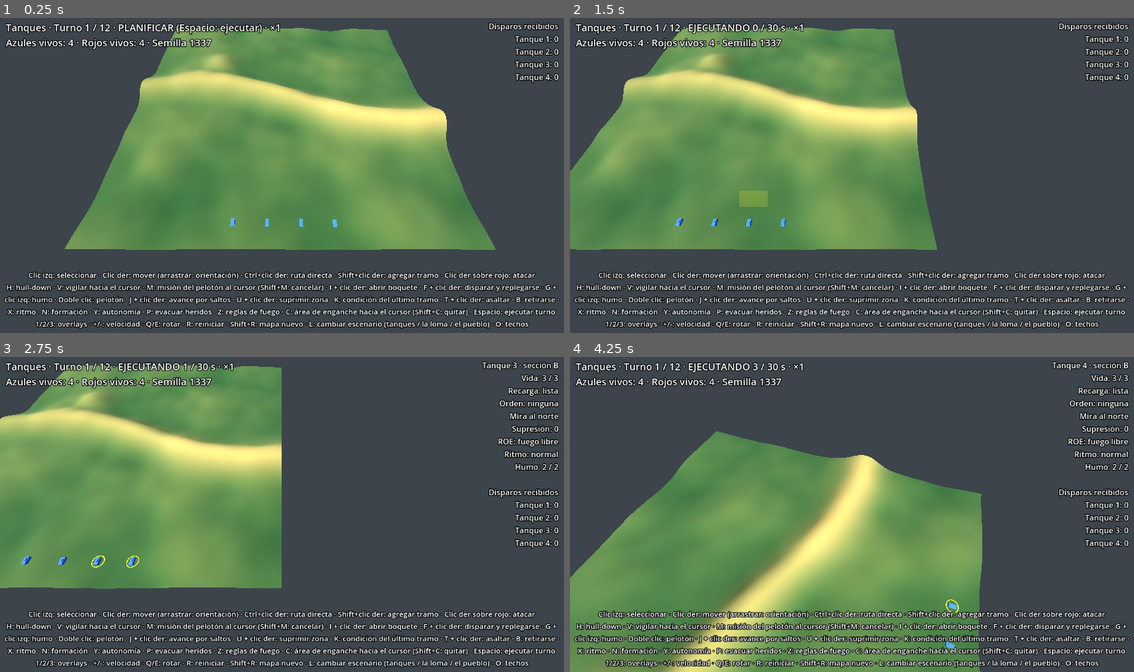
Above: before the commit, frames 1-4 (two rows, left to right).
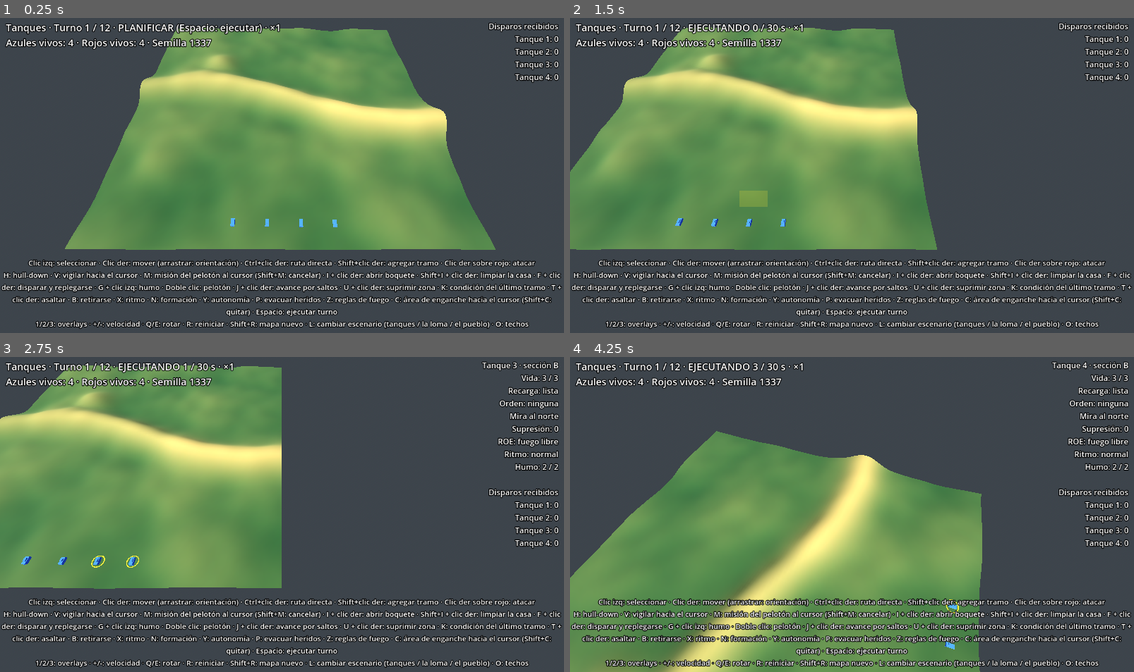
Above: after the commit, the same moments.

Repository: LeandroK99/Demogamev1
Game: Godot game, scene res://main.tscn
The game is run twice, just before and just after one commit, with the same random seed, the same clock (stepped at 60 frames per second) and the same inputs.
Inputs (mouse positions are in pixels of both pictures, inside the frame that each line leads up to):
- Up to frame 1 (0.25 s): no input
- Up to frame 2 (1.5 s): tap Enter at 0.5 s; move the mouse to (976, 159) at 0.52 s; hold D 0.53-1.25 s; tap I at 0.6 s; click (976, 159) at 0.67 s; tap Space at 0.77 s; drag from (739, 191) to (823, 238) at 1.27 s
- Up to frame 3 (2.75 s): move the mouse to (338, 445) at 2.02 s; hold D from 2.03 s (still down); tap O at 2.1 s; tap I at 2.3 s
- Up to frame 4 (4.25 s): release D at 2.75 s; drag from (823, 577) to (682, 467) at 2.77 s; move the mouse to (1021, 561) at 3.52 s; hold A from 3.53 s (still down); hold E from 3.53 s (still down); tap Space at 3.77 s; tap I at 3.8 s

The runs differ from the first frame. In frame 1, 6.8% of the frame differs, in the area x 0-100%, y 76-95%; in frame 2, 6.8%; in frame 3, 6.8%; in frame 4, 7.7%.

Commit message:
fase 70: orden limpiar la casa
Shift+I y clic derecho sobre una casa: la escuadra va a la puerta más cercana y limpia
los cuartos en orden (cada uno desde uno ya limpio), con granada, entrada y dominio.
Los que no entran quedan de seguridad en los cuartos limpios. Los cuartos limpios se
pintan del color del bando y la casa entera lleva una franja en el techo. Sin puertas
ni boquetes no se puede.

Co-Authored-By: Claude Opus 5.5 <noreply@anthropic.com>
Claude-Session: https://claude.ai/code/session_01FRAVKPY78grxLMWDVvAnAv

Diff:
--- a/game/building_view.gd
+++ b/game/building_view.gd
@@ -16,6 +16,9 @@
 var _roofs_on: bool = true
 var _version: int = -1
 var _wall_mat: StandardMaterial3D = StandardMaterial3D.new()
+var world: SimWorld = null # para marcar las casas limpias (fase 70)
+var _marks: MeshInstance3D = null
+var _marked: int = -1 # cantidad de cuartos limpios ya dibujados
 
 
 func setup(bm: BuildingMap, hf: HeightField, rig: CameraRTS) -> void:
@@ -115,6 +118,44 @@
 	var show: bool = _roofs_on and (_rig == null or _rig.zoom >= ROOF_HIDE_ZOOM)
 	for r: MeshInstance3D in _roofs:
 		r.visible = show
+	if world != null and world.cleared_rooms.size() != _marked:
+		_build_marks()
+
+
+## Cuartos limpios: el piso pintado del color del bando; una casa limpia entera, con una franja en
+## el techo.
+func _build_marks() -> void:
+	_marked = world.cleared_rooms.size()
+	if _marks != null:
+		_marks.queue_free()
+		_marks = null
+	var rm: RoomMap = world.rooms()
+	if rm == null or world.cleared_rooms.is_empty():
+		return
+	var st: SurfaceTool = SurfaceTool.new()
+	st.begin(Mesh.PRIMITIVE_TRIANGLES)
+	for r: int in world.cleared_rooms:
+		if r >= rm.rooms.size():
+			continue
+		var col: Color = Color(0.3, 0.5, 0.95) if int(world.cleared_rooms[r]) == 0 else Color(0.9, 0.3, 0.25)
+		var rect: Rect2 = rm.rooms[r]["rect"]
+		var ground: float = _ground(rect.get_center())
+		st.set_color(col)
+		_slab(st, rect.position + Vector2.ONE * 0.3, rect.size - Vector2.ONE * 0.6, ground, FLOOR_T, FLOOR_T + 0.03)
+	for h: int in world.cleared_houses:
+		var col2: Color = Color(0.3, 0.5, 0.95) if int(world.cleared_houses[h]) == 0 else Color(0.9, 0.3, 0.25)
+		var hr: Rect2 = _bm.rect_m(h)
+		st.set_color(col2)
+		_slab(st, Vector2(hr.position.x, hr.get_center().y - 0.6), Vector2(hr.size.x, 1.2), _ground(hr.get_center()),
+			Config.BUILDING_H + ROOF_T, Config.BUILDING_H + ROOF_T + 0.05)
+	var mat: StandardMaterial3D = StandardMaterial3D.new()
+	mat.vertex_color_use_as_albedo = true
+	mat.albedo_color = Color(1, 1, 1, 0.6)
+	mat.transparency = BaseMaterial3D.TRANSPARENCY_ALPHA
+	st.set_material(mat)
+	_marks = MeshInstance3D.new()
+	_marks.mesh = st.commit()
+	add_child(_marks)
 
 
 func _ground(p: Vector2) -> float:
--- a/game/hud.gd
+++ b/game/hud.gd
@@ -4,7 +4,7 @@
 
 const PLAYER_SIDE: int = 0
 const HELP: String = "Clic izq: seleccionar · Clic der: mover (arrastrar: orientación) · Ctrl+clic der: ruta directa · Shift+clic der: agregar tramo · Clic der sobre rojo: atacar\n" \
-	+ "H: hull-down · V: vigilar hacia el cursor · M: misión del pelotón al cursor (Shift+M: cancelar) · I + clic der: abrir boquete · F + clic der: disparar y replegarse · G  …(490 unchanged characters)…
+	+ "H: hull-down · V: vigilar hacia el cursor · M: misión del pelotón al cursor (Shift+M: cancelar) · I + clic der: abrir boquete · Shift+I + clic der: limpiar la casa · F + clic der: disparar y replegarse · G  …(490 unchanged characters)…
 const ORDER_NAMES: Dictionary = {
 	Unit.Order.NONE: "ninguna",
 	Unit.Order.MOVE: "mover",
@@ -17,6 +17,7 @@
 	Unit.Order.WITHDRAW: "retirarse",
 	Unit.Order.SUPPRESS: "suprimir",
 	Unit.Order.BREACH: "abrir boquete",
+	Unit.Order.CLEAR: "limpiar la casa",
 }
 const ASPECT_NAMES: Array[String] = ["el frente", "el flanco", "la cola"]
 const RISK_NAMES: Array[String] = ["BAJO", "MEDIO", "ALTO"]
@@ -236,6 +237,10 @@
 			order_text = "tomar posición"
 		if sel.order == Unit.Order.ATTACK and sel.attack_target >= 0:
 			order_text += " (rojo %d)" % (sel.attack_target - Config.UNITS_PER_SIDE + 1)
+		if not sel.clear.is_empty():
+			var plan: Array = sel.clear["plan"]
+			order_text = "limpiar la casa (cuarto %d de %d%s)" % [mini(int(sel.clear["step"]) + 1, plan.size()), plan.size(),
+				"" if str(sel.clear["phase"]) != "approach" else ", yendo a la puerta"]
 		lines.append("Orden: %s" % order_text)
 		lines.append("Mira al %s" % compass(sel.heading))
 		if sel.is_infantry():
--- a/game/input_controller.gd
+++ b/game/input_controller.gd
@@ -157,7 +157,7 @@
 		return
 	if key != null and key.pressed and not key.echo and key.physical_keycode == KEY_I:
 		if world.phase == SimWorld.Phase.PLAN and not selected_ids.is_empty() and world.buildings != null:
-			pending_mode = "breach"
+			pending_mode = "clear" if key.shift_pressed else "breach"
 		return
 	if key != null and key.pressed and not key.echo and key.physical_keycode == KEY_M:
 		_mission_at(get_viewport().get_mouse_position(), key.shift_pressed)
@@ -287,6 +287,12 @@
 		var at: Vector2 = Vector2((hit as Vector3).x, (hit as Vector3).z)
 		for id: int in selected_ids:
 			world.order_breach(id, at)
+		return
+	if pending_mode == "clear":
+		pending_mode = ""
+		var at_c: Vector2 = Vector2((hit as Vector3).x, (hit as Vector3).z)
+		for id: int in selected_ids:
+			world.order_clear(id, at_c)
 		return
 	if pending_mode == "assault":
 		pending_mode = ""
--- a/game/main.gd
+++ b/game/main.gd
@@ -81,6 +81,7 @@
 		var bv: BuildingView = BuildingView.new()
 		_game_root.add_child(bv)
 		bv.setup(world.buildings, height_field, camera_rig)
+		bv.world = world
 
 	for u: Unit in world.units:
 		var v: UnitView = UnitView.new()
--- /dev/null
+++ b/tests/test_clear.gd
@@ -0,0 +1,69 @@
+extends TestBase
+## Tests de la orden "limpiar la casa" (fase 70).
+
+const N: int = 64
+
+
+## Casa de 12 x 10 m con cuatro cuartos (paredes en x = 106 e y = 104 con pasos) y la puerta al sur.
+func _world() -> SimWorld:
+	var world: SimWorld = SimWorld.new(7, HeightField.new(N), false)
+	for u: Unit in world.units:
+		u.alive = u.id == 4
+	world.units[4].pos = Vector2(2, 2)
+	world.units[4].reload_left = 1000.0
+	world.units[4].reload2_left = 1000.0
+	world.set_micro(MicroCover.new(N))
+	var bm: BuildingMap = BuildingMap.new(N)
+	var doors: Array[Vector2i] = [Vector2i(103, 109)]
+	bm.add_house(Rect2i(100, 100, 12, 10), doors)
+	for y: int in range(101, 109):
+		if y != 102:
+			bm.set_type(Vector2i(106, y), BuildingMap.Type.WALL)
+	for x: int in range(101, 111):
+		if x != 103 and x != 109 and x != 106:
+			bm.set_type(Vector2i(x, 104), BuildingMap.Type.WALL)
+	world.set_buildings(bm)
+	return world
+
+
+func test_one_order_clears_four_rooms() -> void:
+	var world: SimWorld = _world()
+	var rm: RoomMap = world.rooms()
+	assert_eq(rm.rooms_of(0).size(), 4, "cuatro cuartos")
+	var sq: Unit = world.add_unit(0, Vector2(26, 31), Unit.Kind.INFANTRY)
+	sq.mind.autonomy = SquadMind.Autonomy.STRICT
+	assert_true(world.order_clear(sq.id, Vector2(104, 104)), "orden aceptada")
+	world.begin_execute()
+	var security: bool = false
+	for i: int in 3000:
+		world.step()
+		if world.phase != SimWorld.Phase.EXECUTE:
+			world.begin_execute()
+		if not sq.clear.is_empty() and int(sq.clear["step"]) >= 1 and str(sq.clear["phase"]) == "entry":
+			for s: Soldier in sq.soldiers:
+				if s.is_ok() and s.cqb_role < 0 and world.cleared_rooms.has(rm.room_at_m(s.pos)):
+					security = true
+		if sq.clear.is_empty():
+			break
+	for r: int in rm.rooms_of(0):
+		assert_eq(int(world.cleared_rooms.get(r, -1)), 0, "cuarto %d limpio" % r)
+	assert_eq(int(world.cleared_houses.get(0, -1)), 0, "la casa marcada como limpia")
+	assert_true(security, "deja seguridad en los cuartos ya limpios")
+	assert_eq(sq.order, Unit.Order.NONE, "orden cumplida")
+
+
+func test_no_door_no_clear() -> void:
+	var world: SimWorld = SimWorld.new(7, HeightField.new(N), false)
+	var bm: BuildingMap = BuildingMap.new(N)
+	bm.add_house(Rect2i(100, 100, 12, 10))
+	world.set_buildings(bm)
+	var sq: Unit = world.add_unit(0, Vector2(26, 31), Unit.Kind.INFANTRY)
+	assert_true(not world.order_clear(sq.id, Vector2(104, 104)), "sin puerta hay que abrir un boquete primero")
+
+
+func test_new_order_cancels_clearing() -> void:
+	var world: SimWorld = _world()
+	var sq: Unit = world.add_unit(0, Vector2(26, 31), Unit.Kind.INFANTRY)
+	assert_true(world.order_clear(sq.id, Vector2(104, 104)), "orden aceptada")
+	assert_true(world.order_move(sq.id, Vector2i(20, 35)), "otra orden")
+	assert_true(sq.clear.is_empty(), "deja de limpiar")
